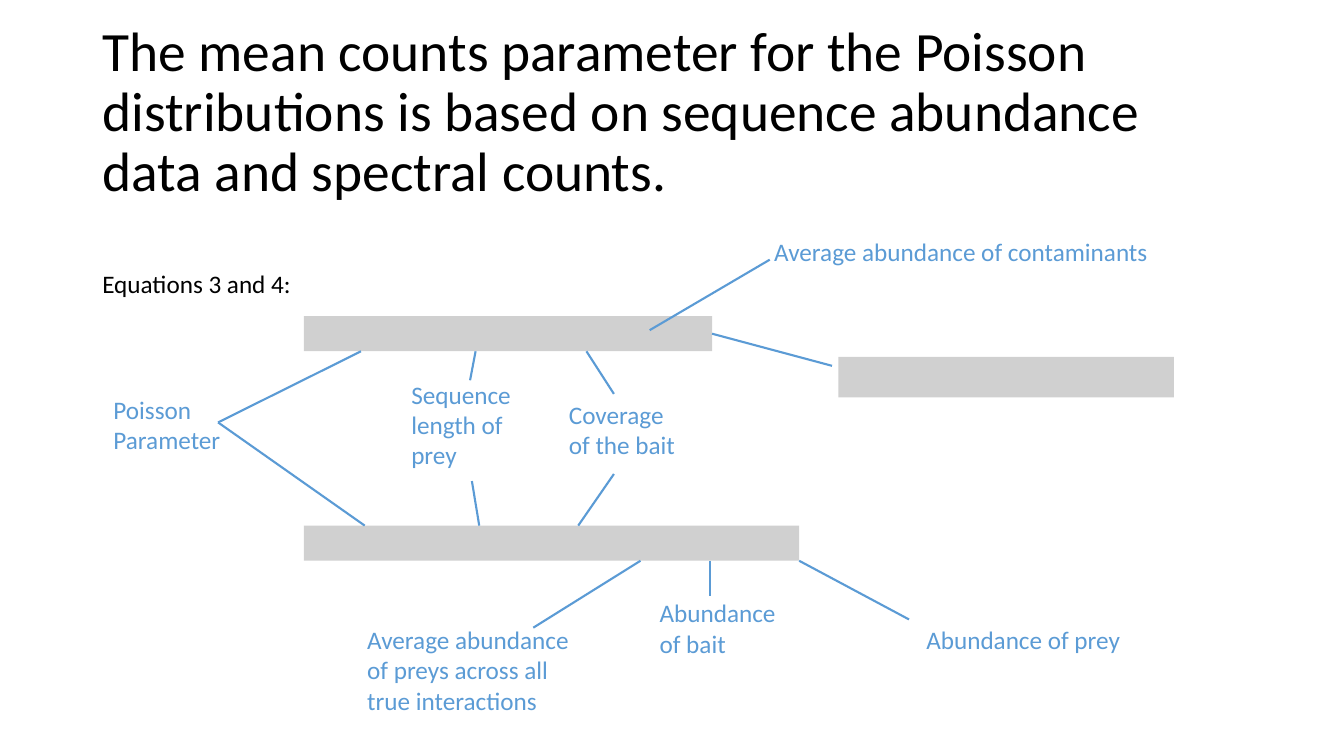
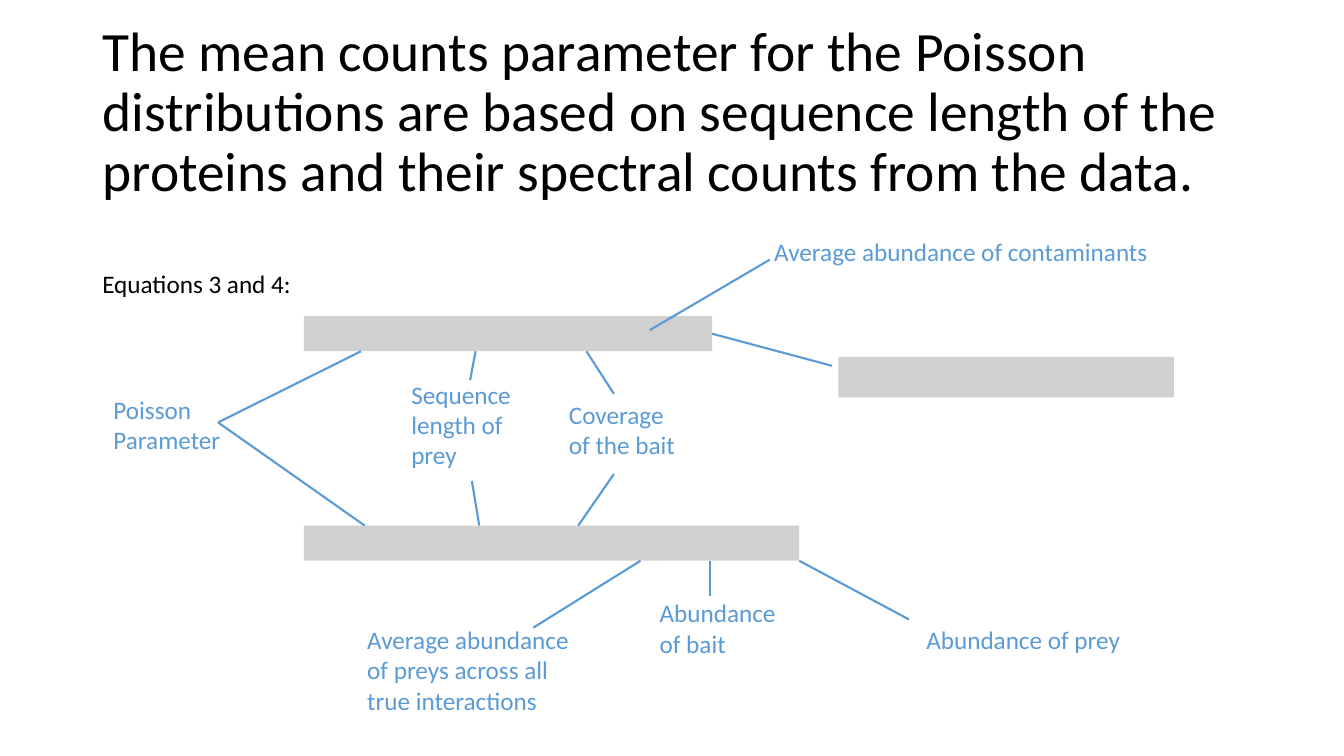
Before and after one commit to plutzer/majlab, a slide deck: slide 20 of SAINT-JC.pptx (slide 7 before the commit). Drawn at 1344x756 pixels with LibreOffice and Linux fonts; fonts in the diff are those of the drawing; grey boxes stand for pictures. Boxes give left, top, right and bottom in pixels: in the first picture for what was removed or moved away, otherwise in the second. Text is boxed around its words. In the diff, an @@ line names an element or a change of style, - is before the commit and + after.

```diff
--- a/SAINT-JC.pptx
+++ b/SAINT-JC.pptx
@@ title at (102,32,1216,200): text changed @@
-The mean counts parameter for the Poisson distributions is based on sequence abundance data and spectral counts.
+The mean counts parameter for the Poisson distributions are based on sequence length of the proteins and their spectral counts from the data.
```
Also in this commit, not shown: 5 other slides changed, 29 slides added.
